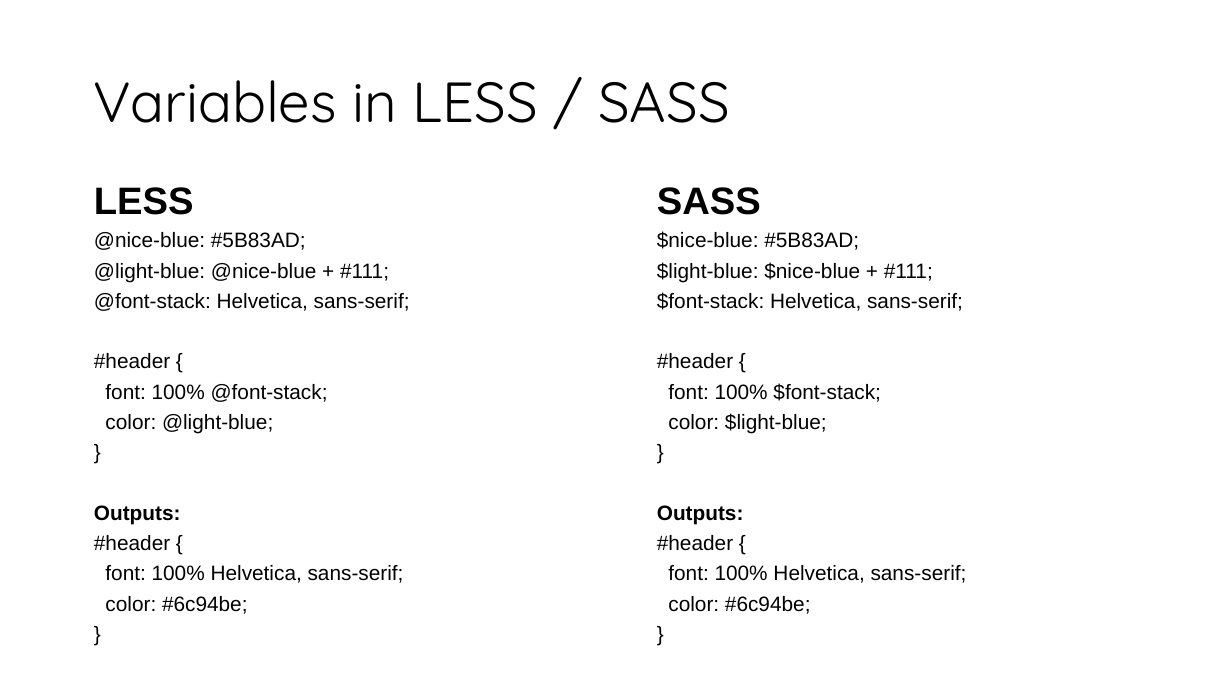
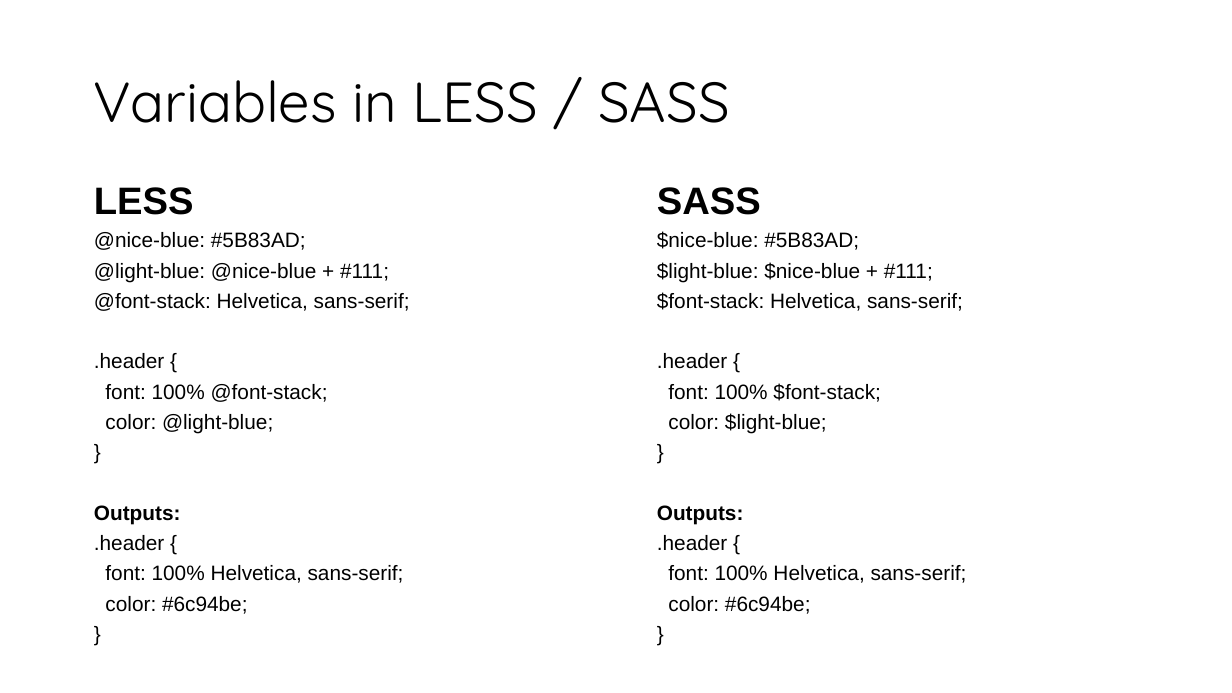
Before and after one commit to stiltet/SASS-Code-Example-Demo, a slide deck: slide 8 of Presentation.pptx (slide 5 before the commit). Drawn at 1232x693 pixels with LibreOffice and Linux fonts; fonts in the diff are those of the drawing. Boxes give left, top, right and bottom in pixels: in the first picture for what was removed or moved away, otherwise in the second. Text is boxed around its words. In the diff, an @@ line names an element or a change of style, - is before the commit and + after.

```diff
--- a/Presentation.pptx
+++ b/Presentation.pptx
@@ text at [94,353,164,369]: text changed @@
-#header {
+.header {
@@ text at [657,353,727,369]: text changed @@
-#header {
+.header {
@@ text at [94,535,164,551]: text changed @@
-#header {
+.header {
@@ text at [657,535,727,551]: text changed @@
-#header {
+.header {
```
Also in this commit, not shown: 8 other slides changed, 6 slides added, 9 other files.
